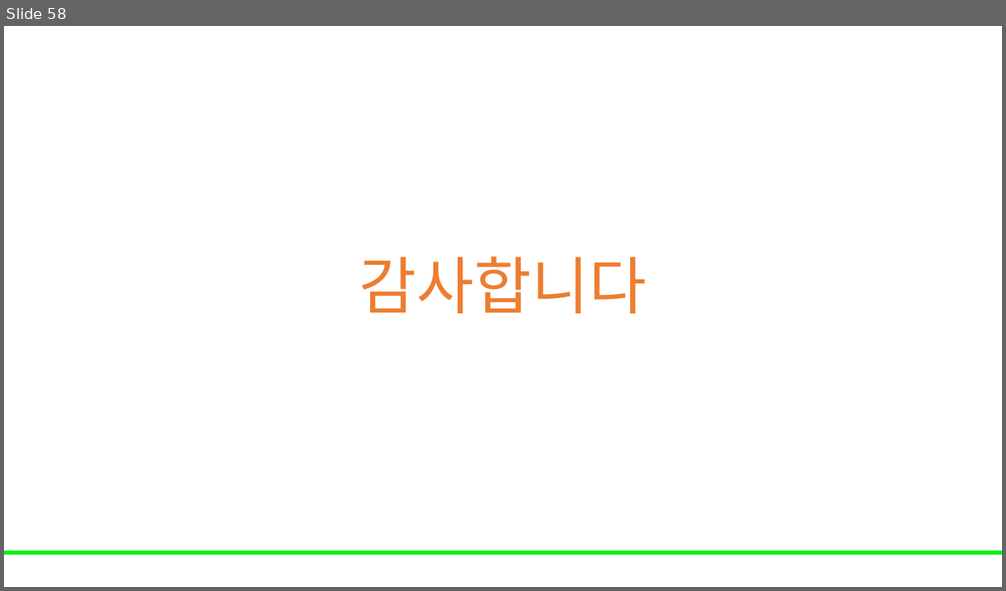
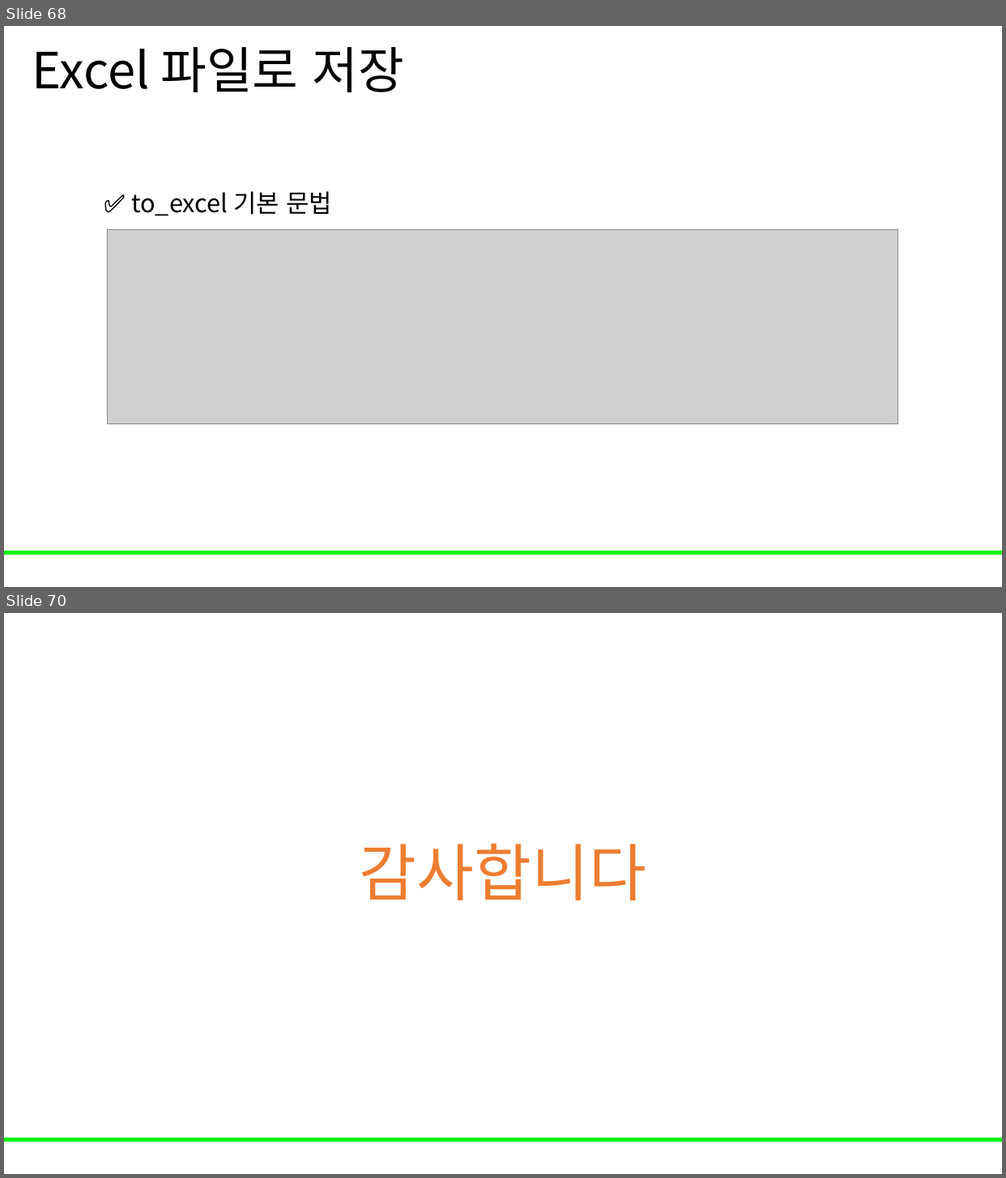
Before and after one commit to Leader-Lesson/KDT_RE_5th, a slide deck: material/3_데이터분석/05_pandas.pptx. Shown one above the other, each under a label of ours: slide 58 before the commit, slides 68 and 70 after it; the slides between them are not shown. The pictures are 1006x591 and 1006x1178 pixels, drawn with LibreOffice and Linux fonts; fonts in the diff are those of the drawing; grey boxes stand for pictures; background and template pictures are left out. Boxes give left, top, right and bottom in pixels: in the first picture for what was removed or moved away, otherwise in the second. Text is boxed around its words. In the diff, an @@ line names an element or a change of style, - is before the commit and + after.

```diff
--- a/material/3_데이터분석/05_pandas.pptx
+++ b/material/3_데이터분석/05_pandas.pptx
@@ slide 68 added at (4, 26, 1002, 587), background #FFFFFF; not listed: 1 template element that a slide beside it also shows @@
@@ title added at (32, 47, 404, 92), 48 pt, text #000000 @@
+Excel 파일로 저장
@@ text added at (131, 191, 333, 216), 24 pt, text #000000 @@
+✅ to_excel 기본 문법
@@ picture added at (108, 229, 898, 425) @@
@@ what was slide 58 is now slide 70 @@
```
Also in this commit, not shown: 49 slides changed, 11 other slides added, 2 other files.
